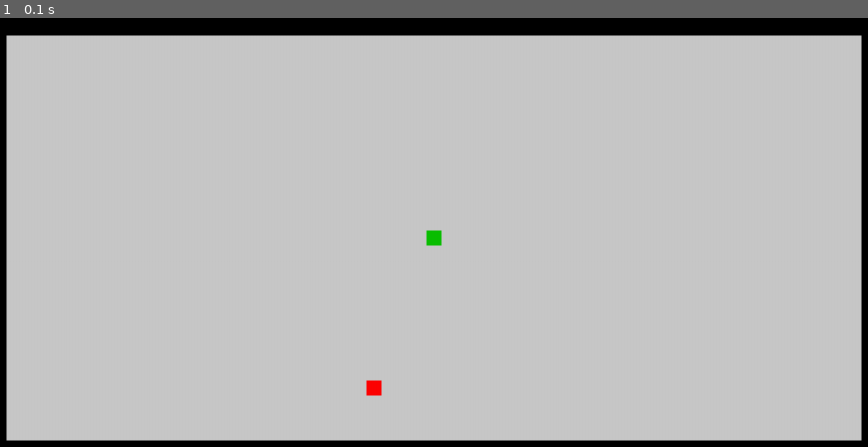
Above: before the commit, frame 1.
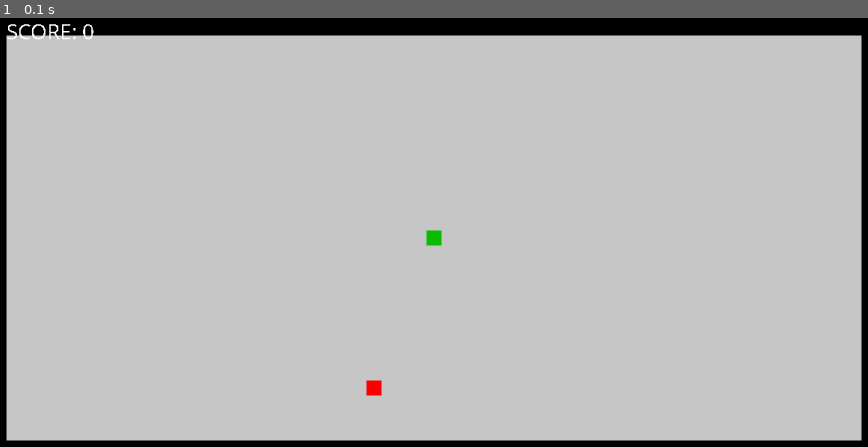
Above: after the commit, the same moment.

Repository: aca20lk/pygame-snake-linux
Game: pygame game, started from snake.py
Two runs of this game, one before a commit and one after it. Both use one fixed random seed, a clock stepped at 60 frames per second and the inputs below.
Inputs:
- Up to frame 1 (0.1 s): no input

The runs differ from the first frame. In frame 1, 0.1% of the frame differs, in the area x 0-11%, y 1-5%.

Commit message:
score display

Diff:
--- a/snake.py
+++ b/snake.py
@@ -79,6 +79,7 @@
                     self.screen.blit( self.tail_image, (30 + 20*grid_x, 30 + 20*grid_y))
                 elif grid_y == self.fruit_y and grid_x == self.fruit_x:
                     self.screen.blit( self.fruit_image, (30 + 20*grid_x, 30 + 20*grid_y))
+        self.screen.blit(self.generateTextSurface( 'SCORE: ' + str(self.score) , 30 ) ,(30,5))
         pygame.display.update()
 
 
@@ -94,6 +95,10 @@
 
     def isHeadOnTail(self):
         return self.snake.isPartOfTail( self.snake.getHeadPos()[0], self.snake.getHeadPos()[1])
+
+    def generateTextSurface(self, text, size):
+        myfont = pygame.font.SysFont('Comic Sans MS', size)
+        return myfont.render(text, False, (255, 255, 255))
 
     def update(self):
         self.snake.move()
@@ -119,6 +124,17 @@
         if self.isHeadOnTail():
             self.drawField()
         print("GAME OVER")
+        print( "SCORE: ", self.score)
+
+        self.screen.blit(self.generateTextSurface( 'GAME OVER' , 60 ) ,(550,200))
+        self.screen.blit(self.generateTextSurface( 'SCORE: ' + str(self.score) , 60 ) ,(550,340))
+        pygame.display.update()
+
+        while(True):
+            for event in pygame.event.get():
+                if event.type == QUIT:
+                    sys.exit()
+
 
 class SnakeElement:
     def __init__(self, element_x, element_y, isHead, number):
